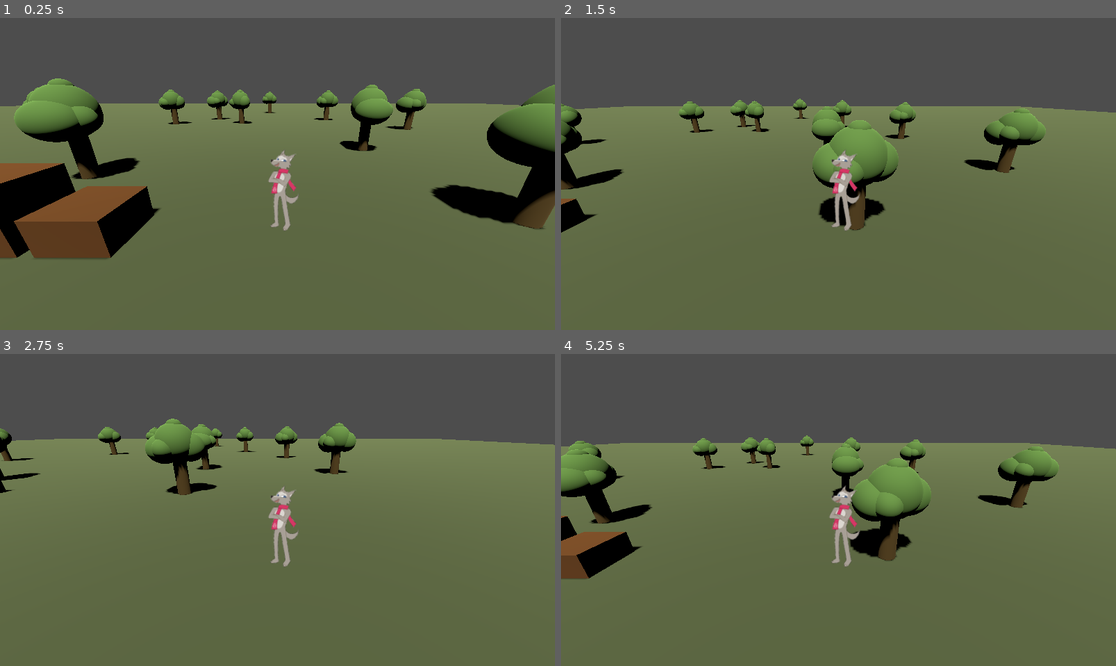
Above: before the commit, frames 1-4 (two rows, left to right).
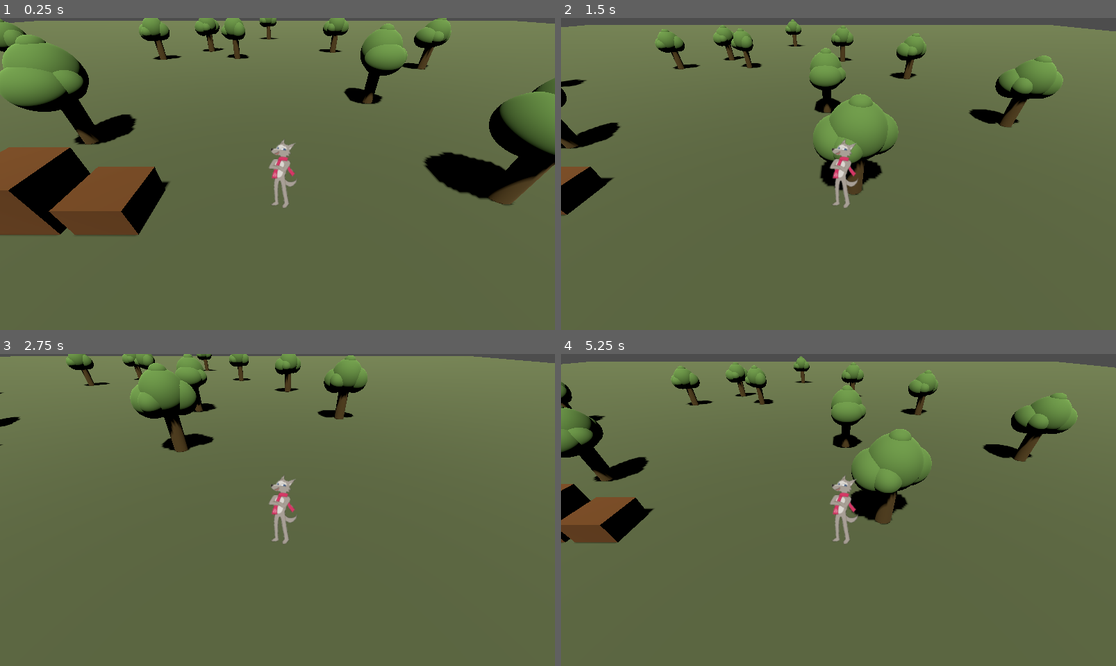
Above: after the commit, the same moments.

Repository: tvv00000/godot-game
Game: Godot game, scene res://Scenes/Test/TestLevel.tscn
The game is run twice, just before and just after one commit, with the same random seed, the same clock (stepped at 60 frames per second) and the same inputs.
Inputs:
- Up to frame 1 (0.25 s): no input
- Up to frame 2 (1.5 s): tap Enter (ui_accept) at 0.5 s; hold Right (Move_Right) 0.53-1.28 s; tap Space (Move_Jump) at 0.77 s; hold Down (Move_Down) from 1.28 s (still down)
- Up to frame 3 (2.75 s): tap Space (Move_Jump) at 1.52 s; release Down (Move_Down) at 2.03 s; hold Right (Move_Right) from 2.03 s (still down)
- Up to frame 4 (5.25 s): release Right (Move_Right) at 2.78 s; hold Up (Move_Up) 2.78-3.53 s; tap Space (Move_Jump) at 3.02, 3.77, 4.52 s; hold Left (Move_Left) 3.53-5.03 s; hold Down (Move_Down) from 5.03 s (still down)

The runs differ from the first frame. In frame 1, 40% of the frame differs, in the area x 0-100%, y 0-78%; in frame 2, 33%; in frame 3, 29%; in frame 4, 36%.

Commit message:
Lisatud kooliaia level ja lillepotid
Listaud kooliaia level ja lillepotid. Lisaks tehtud need ka tseenideks et saaks alustada developmenti

Diff:
--- /dev/null
+++ b/Scenes/Levels/Garden.tscn
@@ -0,0 +1,82 @@
+[gd_scene load_steps=9 format=3 uid="uid://b7h1287x5o0v6"]
+
+[ext_resource type="PackedScene" uid="uid://dakikj7v2t8cf" path="res://Art/Levels/Garden/Garden.fbx" id="1_a0w83"]
+[ext_resource type="PackedScene" uid="uid://cdhj0kbdvxwrf" path="res://Scenes/Player/Player.tscn" id="2_o1jqx"]
+[ext_resource type="PackedScene" uid="uid://c6cenm18m32pi" path="res://Scenes/Props/Garden/Planter_Large.tscn" id="3_vg67c"]
+[ext_resource type="PackedScene" uid="uid://co6i46wsxe7l4" path="res://Scenes/Props/Garden/Planter_Med.tscn" id="4_ylav4"]
+
+[sub_resource type="BoxShape3D" id="BoxShape3D_vg67c"]
+size = Vector3(38.7771, 1, 48.1638)
+
+[sub_resource type="BoxShape3D" id="BoxShape3D_ylav4"]
+size = Vector3(10.8087, 9.28286, 1)
+
+[sub_resource type="BoxShape3D" id="BoxShape3D_hxll0"]
+size = Vector3(1, 19.3612, 13.0953)
+
+[sub_resource type="BoxShape3D" id="BoxShape3D_h3sb3"]
+size = Vector3(0.234497, 11.4411, 13.23)
+
+[node name="root" type="Node"]
+
+[node name="Garden" type="StaticBody3D" parent="."]
+transform = Transform3D(-0.258819, 0, 0.965926, 0, 1, 0, -0.965926, 0, -0.258819, 0, 0, 0)
+
+[node name="Garden" parent="Garden" instance=ExtResource("1_a0w83")]
+
+[node name="CollisionShape3D" type="CollisionShape3D" parent="Garden"]
+transform = Transform3D(1, 0, 0, 0, 1, 0, 0, 0, 1, 0.802124, -0.502368, 4.3385)
+shape = SubResource("BoxShape3D_vg67c")
+
+[node name="CollisionShape3D2" type="CollisionShape3D" parent="Garden"]
+transform = Transform3D(1, 0, 0, 0, 1, 0, 0, 0, 1, 0.0269818, 4.73715, 7.975)
+shape = SubResource("BoxShape3D_ylav4")
+
+[node name="CollisionShape3D3" type="CollisionShape3D" parent="Garden"]
+transform = Transform3D(1, 0, 0, 0, 1, 0, 0, 0, 1, 0.105722, 4.49596, -5.83339)
+shape = SubResource("BoxShape3D_ylav4")
+
+[node name="CollisionShape3D4" type="CollisionShape3D" parent="Garden"]
+transform = Transform3D(0.963261, 0, -0.268567, 0, 1, 0, 0.268567, 0, 0.963261, 3.92112, 9.69202, 1.10518)
+shape = SubResource("BoxShape3D_hxll0")
+
+[node name="CollisionShape3D5" type="CollisionShape3D" parent="Garden"]
+transform = Transform3D(0.960415, 0, 0.278572, 0, 1, 0, -0.278572, 0, 0.960415, -3.59467, 5.79044, 0.992833)
+shape = SubResource("BoxShape3D_h3sb3")
+
+[node name="Player" parent="." instance=ExtResource("2_o1jqx")]
+
+[node name="DirectionalLight3D" type="DirectionalLight3D" parent="."]
+transform = Transform3D(0.970885, -0.207229, 0.12016, -0.017453, 0.43909, 0.898274, -0.238909, -0.874218, 0.422689, 6.31207, 5.22021, 12.6316)
+light_color = Color(0.957989, 0.878448, 0.875281, 1)
+light_energy = 1.585
+light_indirect_energy = 5.724
+
+[node name="Planters" type="Node" parent="."]
+
+[node name="Planter_Large" parent="Planters" instance=ExtResource("3_vg67c")]
+transform = Transform3D(-0.122077, 0, -0.992521, 0, 1, 0, 0.992521, 0, -0.122077, -2.94785, 0, -3.2098)
+
+[node name="Planter_Large2" parent="Planters" instance=ExtResource("3_vg67c")]
+transform = Transform3D(0.190055, 0, -0.981773, 0, 1, 0, 0.981773, 0, 0.190055, 1.39257, 0, -3.21568)
+
+[node name="Planter_Large3" parent="Planters" instance=ExtResource("3_vg67c")]
+transform = Transform3D(0.968396, 0, 0.249417, 0, 1, 0, -0.249417, 0, 0.968396, 2.17387, 0, -0.305384)
+
+[node name="Planter_Large5" parent="Planters" instance=ExtResource("3_vg67c")]
+transform = Transform3D(0.735175, 0, 0.677877, 0, 1, 0, -0.677877, 0, 0.735175, -2.19142, 0, 2.37811)
+
+[node name="Planter_Large4" parent="Planters" instance=ExtResource("3_vg67c")]
+transform = Transform3D(0.968396, 0, 0.249417, 0, 1, 0, -0.249417, 0, 0.968396, 6.64083, 0, -1.69617)
+
+[node name="Planter_Med" parent="Planters" instance=ExtResource("4_ylav4")]
+transform = Transform3D(1, 0, 0, 0, 1, 0, 0, 0, 1, -0.985124, -2.38419e-07, -3.22397)
+
+[node name="Planter_Med2" parent="Planters" instance=ExtResource("4_ylav4")]
+transform = Transform3D(1, 0, 0, 0, 1, 0, 0, 0, 1, 3.45458, -2.38419e-07, -3.27021)
+
+[node name="Planter_Med3" parent="Planters" instance=ExtResource("4_ylav4")]
+transform = Transform3D(0.99085, -0.013769, 0.134262, 0.0132492, 0.999901, 0.00476467, -0.134315, -0.00294219, 0.990934, 4.37832, -2.38419e-07, -3.13547)
+
+[node name="Planter_Med4" parent="Planters" instance=ExtResource("4_ylav4")]
+transform = Transform3D(0.984611, -0.0122158, -0.174333, 0.0132492, 0.999901, 0.00476467, 0.174257, -0.00700109, 0.984675, -3.32035, -2.38419e-07, 0.603617)
--- a/Scenes/Player/Player.tscn
+++ b/Scenes/Player/Player.tscn
@@ -22,4 +22,4 @@
 [node name="Pivot_Camera" type="Marker3D" parent="."]
 
 [node name="Camera3D" type="Camera3D" parent="Pivot_Camera"]
-transform = Transform3D(1, 0, 0, 0, 0.931951, 0.362584, 0, -0.362584, 0.931951, -0.0400639, 1.98339, 2.70974)
+transform = Transform3D(1, 0, 0, 0, 0.766628, 0.642092, 0, -0.642092, 0.766628, -0.0400639, 2.77216, 2.466)
--- /dev/null
+++ b/Scenes/Props/Garden/Planter_Large.tscn
@@ -0,0 +1,16 @@
+[gd_scene load_steps=3 format=3 uid="uid://c6cenm18m32pi"]
+
+[ext_resource type="PackedScene" uid="uid://gb6ucyjh0qy5" path="res://Art/Props/Garden/Planter_Large.fbx" id="1_3d1rs"]
+
+[sub_resource type="BoxShape3D" id="BoxShape3D_epqkk"]
+size = Vector3(0.559723, 0.431503, 1.468)
+
+[node name="Planter_Large" type="Node3D"]
+
+[node name="StaticBody3D" type="StaticBody3D" parent="."]
+
+[node name="m_Planter_Large" parent="StaticBody3D" instance=ExtResource("1_3d1rs")]
+
+[node name="CollisionShape3D" type="CollisionShape3D" parent="StaticBody3D"]
+transform = Transform3D(1, 0, 0, 0, 1, 0, 0, 0, 1, 0.0736847, 0.391823, 0.0547104)
+shape = SubResource("BoxShape3D_epqkk")
--- /dev/null
+++ b/Scenes/Props/Garden/Planter_Med.tscn
@@ -0,0 +1,16 @@
+[gd_scene load_steps=3 format=3 uid="uid://co6i46wsxe7l4"]
+
+[ext_resource type="PackedScene" uid="uid://d04ylu8tsqycl" path="res://Art/Props/Garden/Planter_Medium.fbx" id="1_qpp3u"]
+
+[sub_resource type="BoxShape3D" id="BoxShape3D_hcd5b"]
+size = Vector3(0.596802, 0.478821, 0.579346)
+
+[node name="Planter_Med" type="Node3D"]
+
+[node name="RigidBody3D" type="StaticBody3D" parent="."]
+
+[node name="m_Planter_Medium" parent="RigidBody3D" instance=ExtResource("1_qpp3u")]
+
+[node name="CollisionShape3D" type="CollisionShape3D" parent="RigidBody3D"]
+transform = Transform3D(1, 0, 0, 0, 1, 0, 0, 0, 1, 0.0210571, 0.363007, -0.0411377)
+shape = SubResource("BoxShape3D_hcd5b")
--- a/project.godot
+++ b/project.godot
@@ -10,7 +10,7 @@
 
 [application]
 
-config/name="godot game"
+config/name="Elu Mäng"
 run/main_scene="uid://dbu2tphaxtr72"
 config/features=PackedStringArray("4.4", "Forward Plus")
 config/icon="res://icon.svg"
Binary file added: Art/Levels/Garden/Garden.fbx
Not shown, added: Art/Levels/Garden/Garden.fbx.import
Binary file added: Art/Props/Garden/Planter_Large.fbx
Not shown, added: Art/Props/Garden/Planter_Large.fbx.import
Binary file added: Art/Props/Garden/Planter_Medium.fbx
Not shown, added: Art/Props/Garden/Planter_Medium.fbx.import
